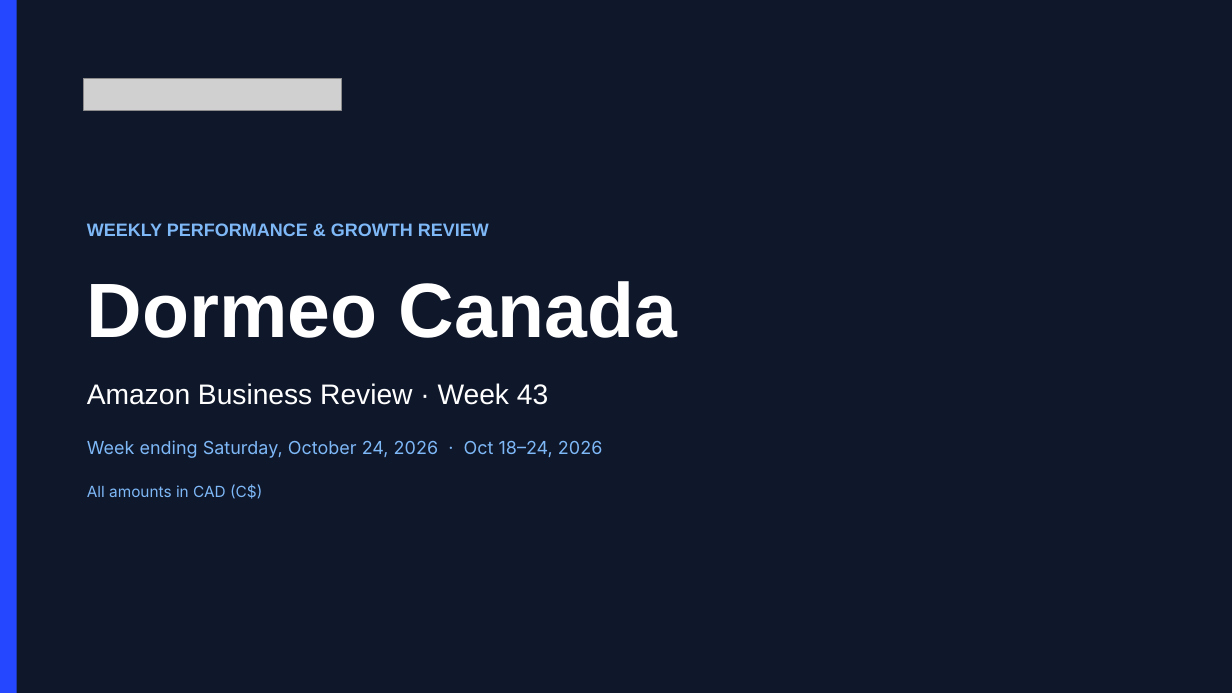
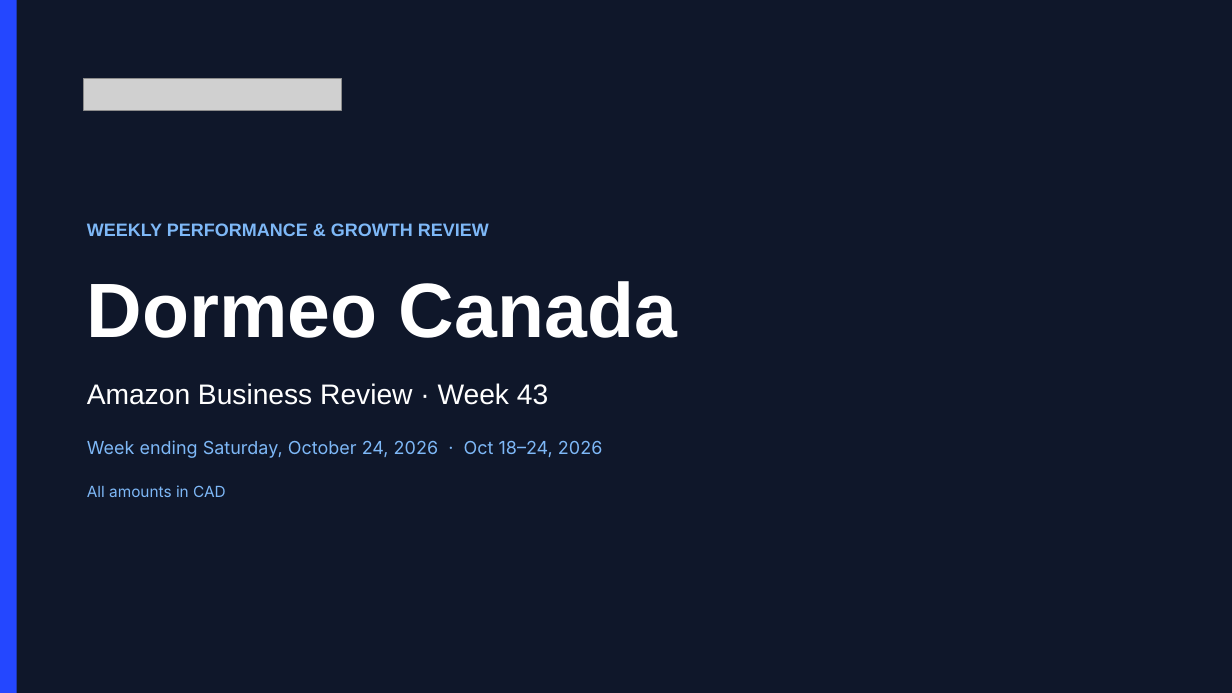
Before and after one commit to RONFSG/flagship-growth-reports, a slide deck: slide 1 of dormeo-canada/deck/2026-10-24/Dormeo-Canada-Weekly-Business-Review-Week-43-2026-10-24.pptx. Drawn at 1232x693 pixels with LibreOffice and Linux fonts; fonts in the diff are those of the drawing; grey boxes stand for pictures. Boxes give left, top, right and bottom in pixels: in the first picture for what was removed or moved away, otherwise in the second. Text is boxed around its words. In the diff, an @@ line names an element or a change of style, - is before the commit and + after.

```diff
--- a/dormeo-canada/deck/2026-10-24/Dormeo-Canada-Weekly-Business-Review-Week-43-2026-10-24.pptx
+++ b/dormeo-canada/deck/2026-10-24/Dormeo-Canada-Weekly-Business-Review-Week-43-2026-10-24.pptx
@@ text at (87, 485, 226, 497): text changed @@
-All amounts in CAD (C$)
+All amounts in CAD
```
Also in this commit, not shown: 12 other slides changed, 19 other files.
